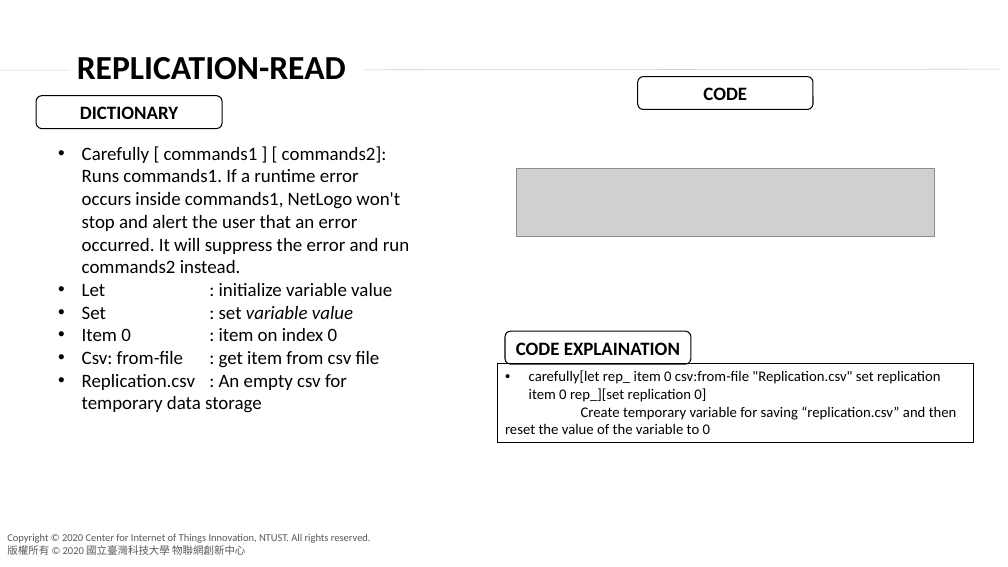
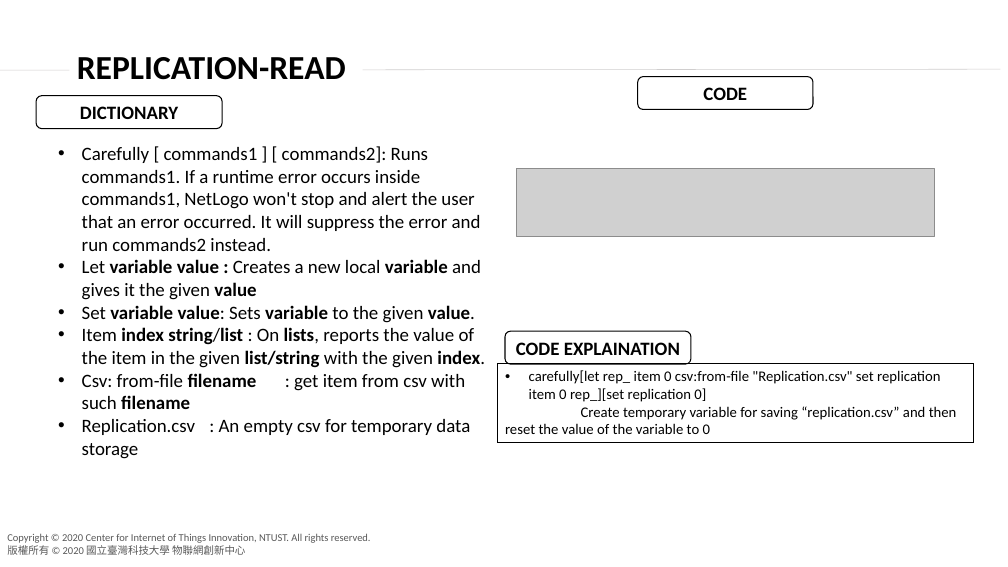
Before and after one commit to agnesyosephine/kiva, a slide deck: slide 6 of Tutorial/Code Learning-Ryanda.pptx. Drawn at 1008x567 pixels with LibreOffice and Linux fonts; fonts in the diff are those of the drawing; grey boxes stand for pictures; background and template pictures are left out. Boxes give left, top, right and bottom in pixels: in the first picture for what was removed or moved away, otherwise in the second. Text is boxed around its words. In the diff, an @@ line names an element or a change of style, - is before the commit and + after.

```diff
--- a/Tutorial/Code Learning-Ryanda.pptx
+++ b/Tutorial/Code Learning-Ryanda.pptx
@@ text at <box>82,259,485,409</box>: text changed @@
-• Let : initialize variable value
-• Set : set variable value
-• Item 0 : item on index 0
-• Csv: from-file : get item from csv file
+• Let variable value : Creates a new local variable and gives it the given value
+• Set variable value: Sets variable to the given value.
+• Item index string/list : On lists, reports the value of the item in the given list/string with the given index.
+• Csv: from-file filename : get item from csv with such filename
```
Also in this commit, not shown: 1 other slide changed.
